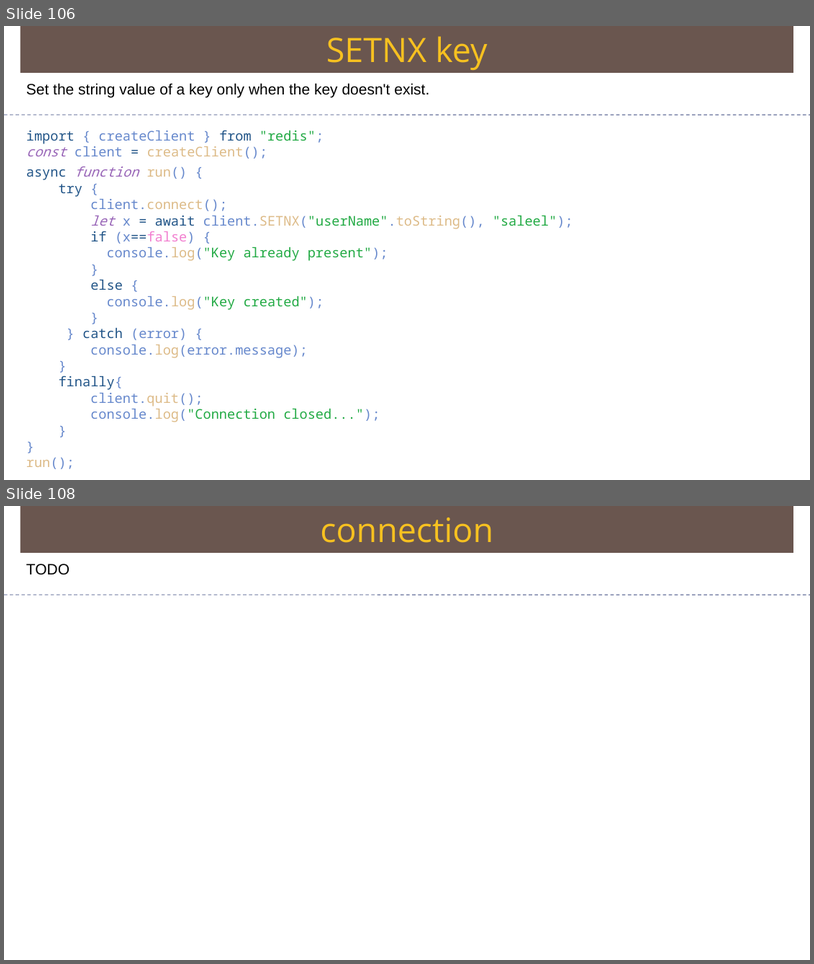
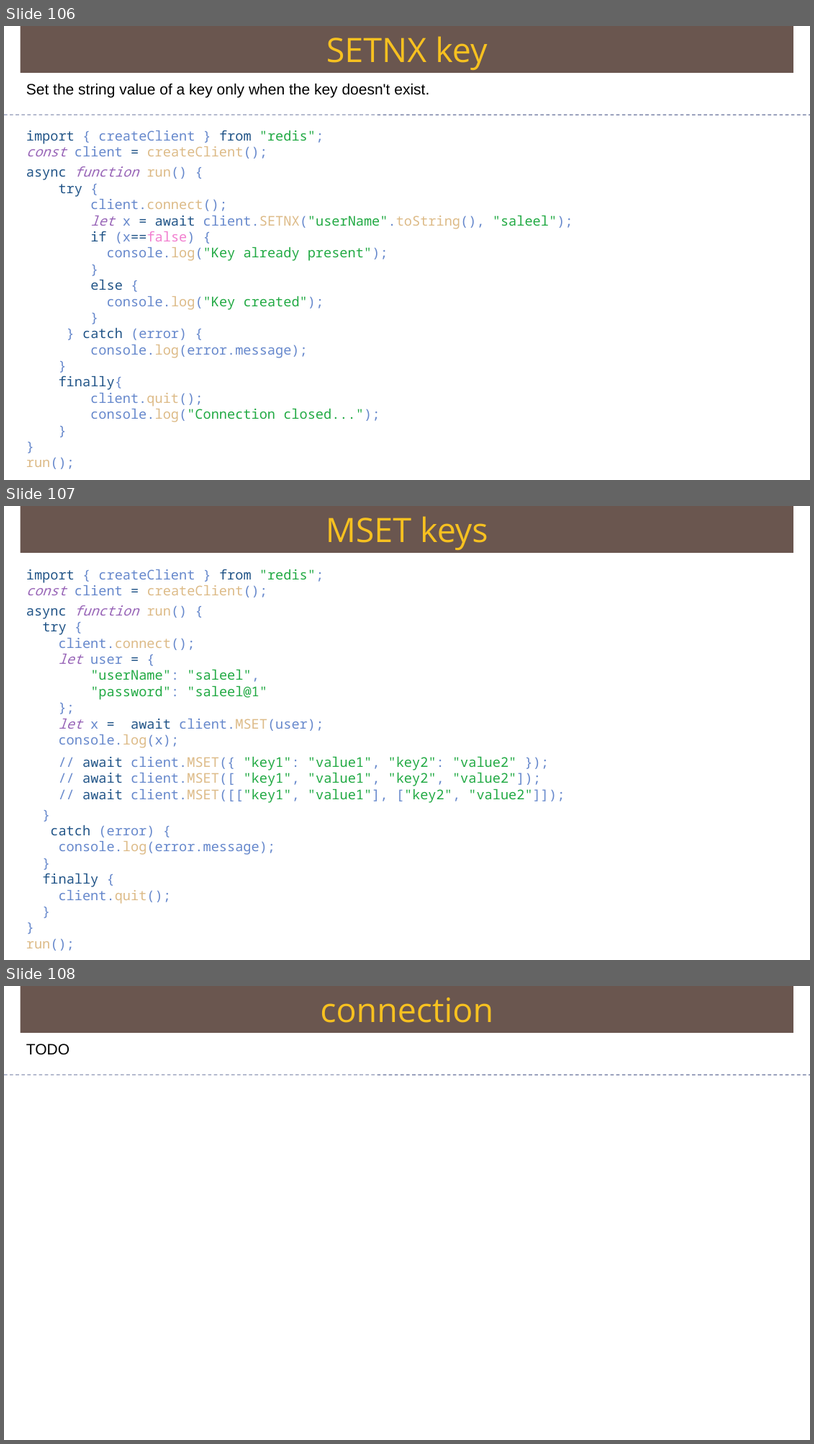
Before and after one commit to Saleel-Bagde/PPT-s, a slide deck: redis Ver2.pptx. Shown one above the other, each under a label of ours: slides 106 and 108 before the commit, slides 106, 107 and 108 after it; the slides between them are not shown. The pictures are 814x964 and 814x1444 pixels, drawn with LibreOffice and Linux fonts; fonts in the diff are those of the drawing. Boxes give left, top, right and bottom in pixels: in the first picture for what was removed or moved away, otherwise in the second. Text is boxed around its words. In the diff, an @@ line names an element or a change of style, - is before the commit and + after.

```diff
--- a/redis Ver2.pptx
+++ b/redis Ver2.pptx
@@ slide 107 added at (x1=4, y1=506, x2=810, y2=960), background #FFFFFF @@
@@ rectangle added at (x1=21, y1=506, x2=794, y2=553), fill #6A5650, 40 pt, text #F7C120 @@
+MSET keys
@@ text added at (x1=26, y1=569, x2=565, y2=950), 16 pt, text #6688CC @@
+import { createClient } from "redis";
+const client = createClient();
+async function run() {
+try {
+client.connect();
+let user = {
+"userName": "saleel",
+"password": "saleel@1"
+};
+let x = await client.MSET(user);
+console.log(x);
+// await client.MSET({ "key1": "value1", "key2": "value2" });
+// await client.MSET([ "key1", "value1", "key2", "value2"]);
+// await client.MSET([["key1", "value1"], ["key2", "value2"]]);
+}
+catch (error) {
+console.log(error.message);
+}
+finally {
+client.quit();
+}
+}
+run();
```
Also in this commit, not shown: 1 slide removed.
